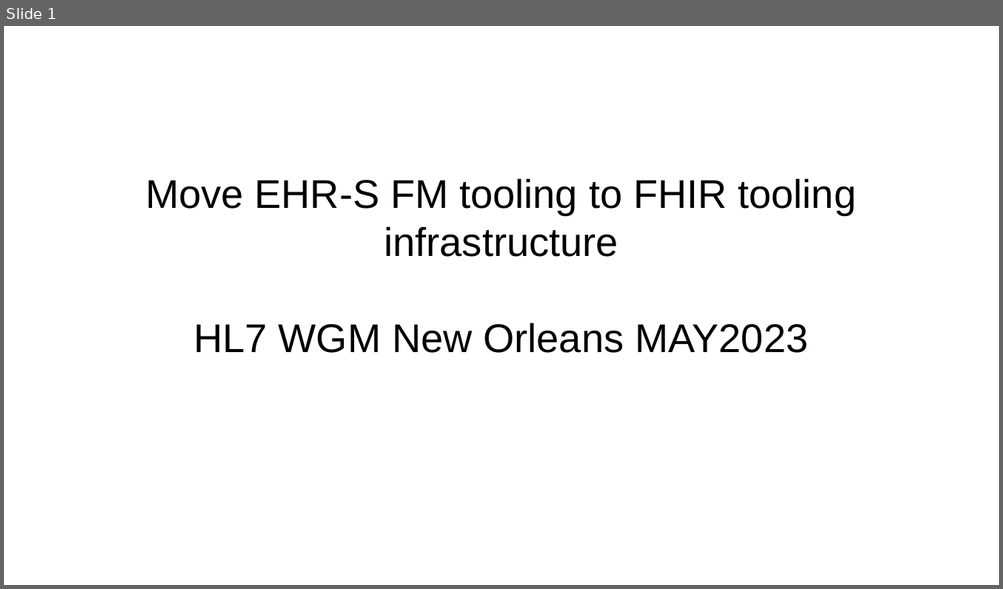
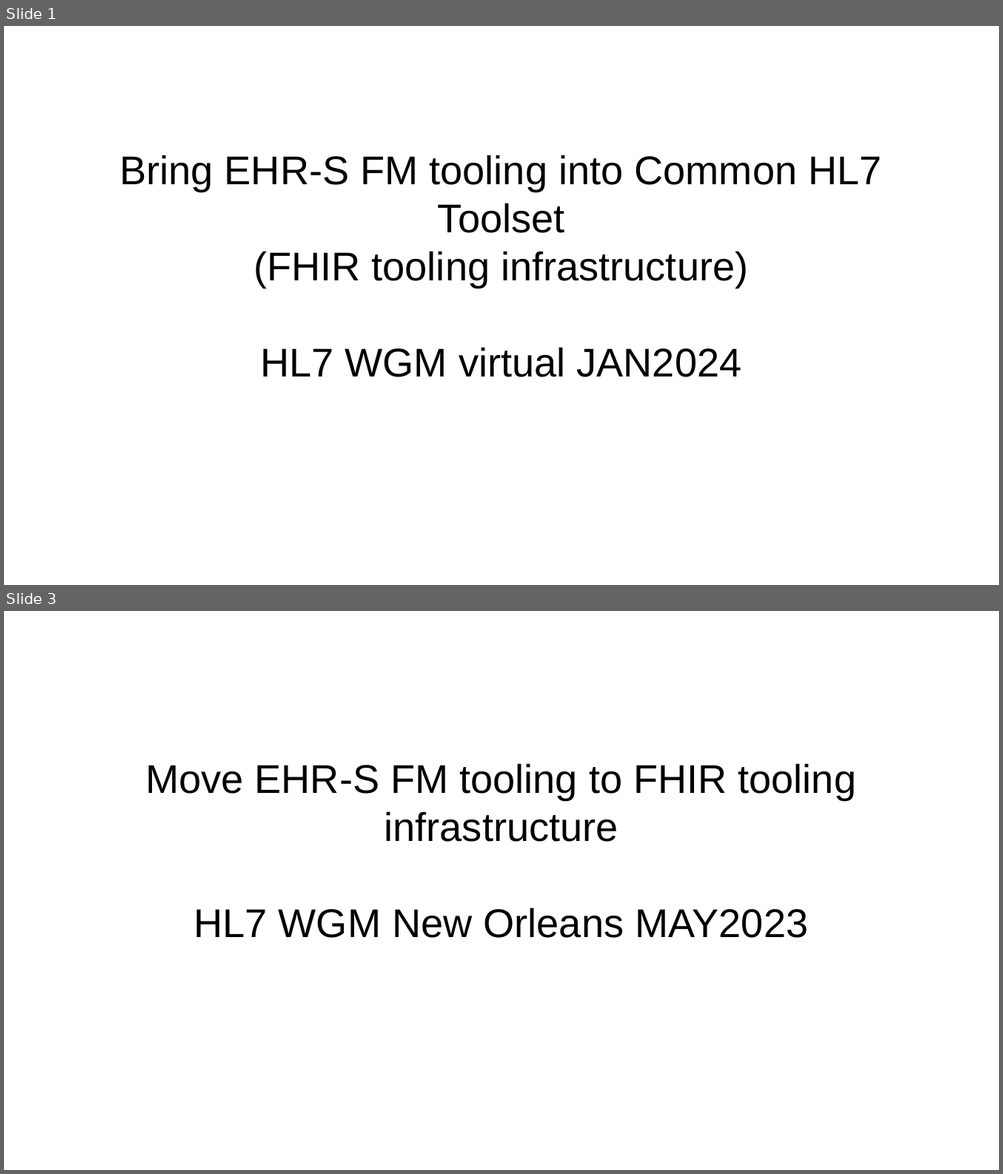
Before and after one commit to mvdzel/ehrsfm-fhir-r5, a slide deck: docs/ehrsfm-tool-fhir_MAY2023.odp. Shown one above the other, each under a label of ours: slide 1 before the commit, slides 1 and 3 after it; the slides between them are not shown. The pictures are 1003x589 and 1003x1174 pixels, drawn with LibreOffice and Linux fonts; fonts in the diff are those of the drawing. Boxes give left, top, right and bottom in pixels: in the first picture for what was removed or moved away, otherwise in the second. Text is boxed around its words. In the diff, an @@ line names an element or a change of style, - is before the commit and + after.

```diff
--- a/docs/ehrsfm-tool-fhir_MAY2023.odp
+++ b/docs/ehrsfm-tool-fhir_MAY2023.odp
@@ slide 1 added at box(4, 26, 999, 585), background #FFFFFF @@
@@ subtitle added at box(119, 155, 881, 378), 32 pt, text #000000 @@
+Bring EHR-S FM tooling into Common HL7 Toolset
+(FHIR tooling infrastructure)
+HL7 WGM virtual JAN2024
@@ what was slide 1 is now slide 3 @@
```
Also in this commit, not shown: 1 slide changed, 1 other slide added, 2 other files.
